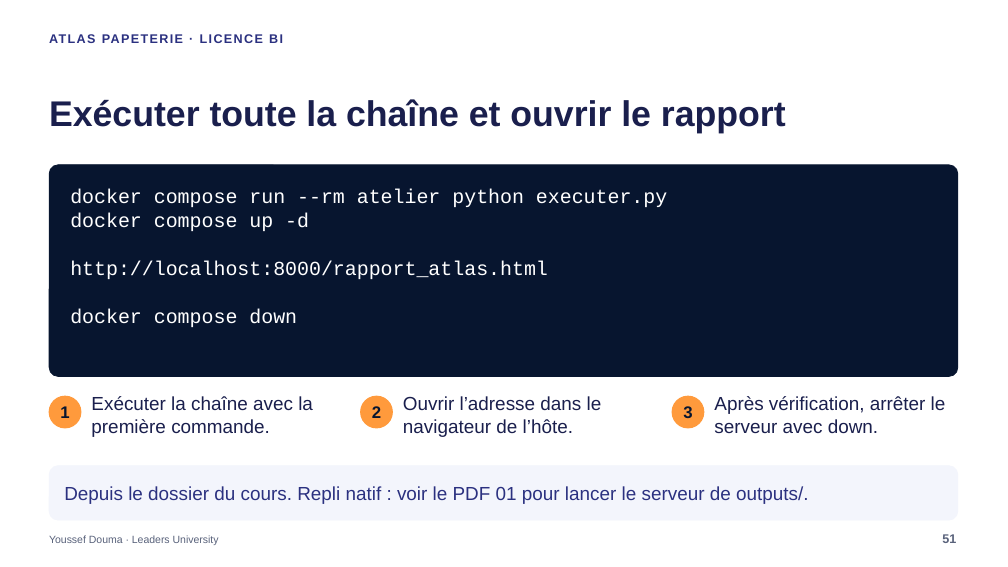
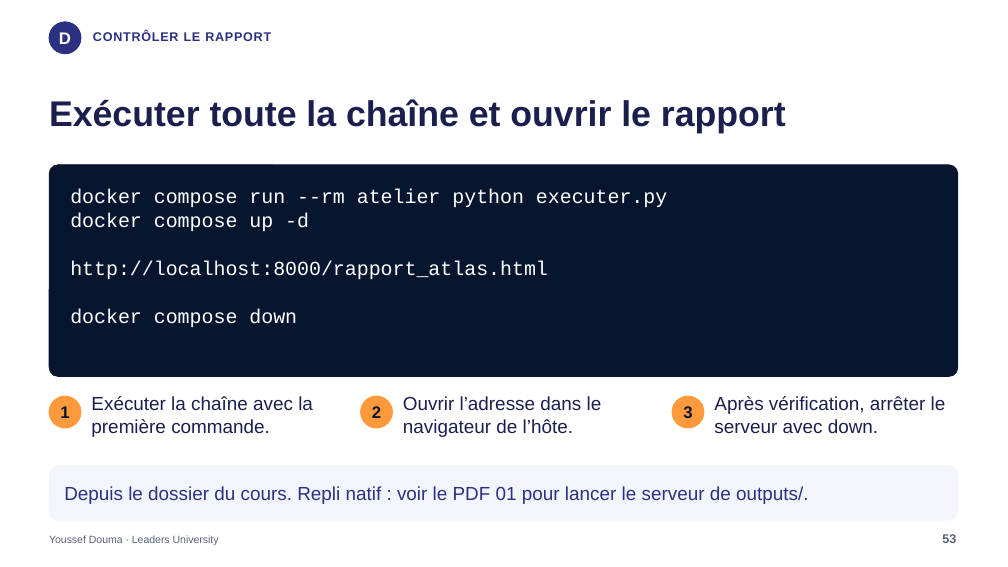
Before and after one commit to jodouma/leaders-bi-ia-etl-28h, a slide deck: slide 53 of presentation/Atlas_BI_IA_28h.pptx (slide 51 before the commit). Drawn at 1008x567 pixels with LibreOffice and Linux fonts; fonts in the diff are those of the drawing. Boxes give left, top, right and bottom in pixels: in the first picture for what was removed or moved away, otherwise in the second. Text is boxed around its words. In the diff, an @@ line names an element or a change of style, - is before the commit and + after.

```diff
--- a/presentation/Atlas_BI_IA_28h.pptx
+++ b/presentation/Atlas_BI_IA_28h.pptx
@@ ellipse added at (49,22,81,54), fill #2B3180, outline #2B3180 1 pt @@
@@ text added at (59,32,71,44), 16 pt, text #FFFFFF, bold @@
+D
@@ text added at (93,31,271,41), 12 pt, text #2B3180, bold @@
+CONTRÔLER LE RAPPORT
@@ text at (942,534,956,543): text changed @@
-51
+53
```
Also in this commit, not shown: 59 other slides changed, 5 slides added, 2 slides removed, 47 other files.
